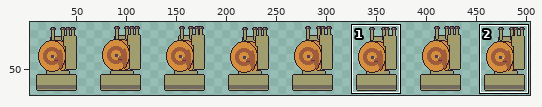
File history of a pixel-art file, aseprite-source/npc25/snail/snail.aseprite. Above: a wide view before the commit, with the close-up outlined.
Close-up. First the earlier version:
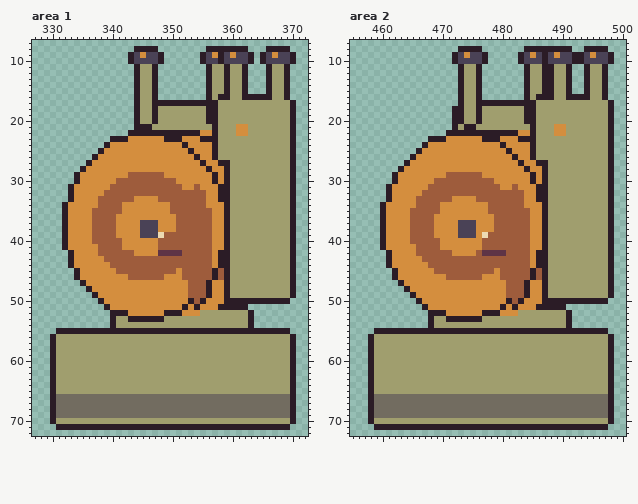
512x80 pixels, 1 frame. Shown: area 1: x 327..372, y 7..72; area 2: x 455..500, y 7..72. The wide view leaves out empty margins. The commit also changed other parts of the picture, which this record leaves out.
And afterwards:
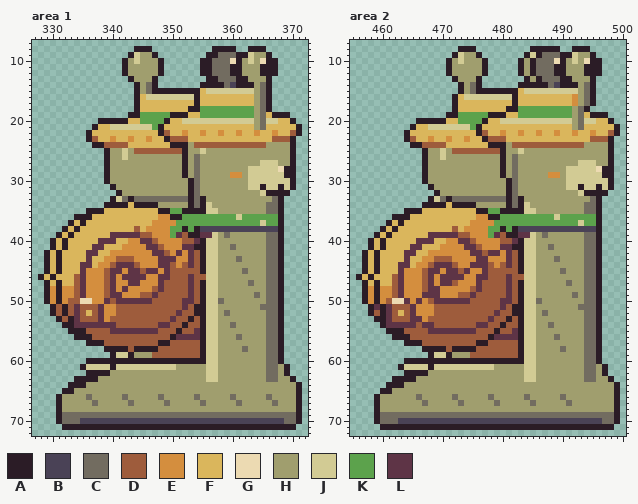
Palette (. is transparent): A #2b1c26  B #4a4256  C #726c60  D #9e5c3c  E #d48e3e  F #dab65c  G #ecdab2  H #a09e6e  J #d2cb94  K #5ca24c  L #5e3446
Edits made:
Changed rows in their new state; - is an unchanged pixel.
Area 1, layers "side", "back", "front":
first column x 328:
 8 -------------------.--------.----..AAA....--
 9 ----------------JHHA.------.AACCCAAJHHA....-
10 --------------AHJHHH--------ACCCGAHJHGAA...-
11 --------------AHH--HA------A-CCCAAHHHA-A..--
12 --------------AHH--HA------A-CCCAAHHHA-A..--
13 ---------------AH------------ACCCA-HHH-...--
14 ------------------C--------A-AACBA-AHC-...--
15 ------------------C-AAAAAAAFJJJJJJJJHC-...--
16 -----------------FJJJJJJJJAFFFFFFFFFHC-...--
17 -----------------FFFFFFFFF-FFFFFFFFF-CA....-
18 -----------------FFFFFFFFAAKKKKKKKKK-CA....-
19 ---------------A-KKKKKAAAFFKKKKKKKKK-CFAAA.-
20 ----------AAAAAFFKKKKAFFJJJJJJJJJJJJ-CJJFF--
21 ---------AFFJJJJJJJKAFFFFFFFFFFFFFFF-CFFFFFA
22 --------AFFFFFFFFFFF-DFFEFF-FFEFF-FFEFFEFFDA
23 --------ADFFEFF-FF-FF-DDDFFFFFFFFFFFFFFDDD--
24 ---------AADDDDFFFFFFFAA-HDDDDDDDDDDDD------
25 ----------.AHHJHDDDDDDDDAHHJHH--------------
26 ---------..AHHJHHHHHHHHHAHCHHH--------------
27 --------...AHHHHHHHHHHHHAHCHHHHH-----JJJ----
28 -------....AHHHHHHHHHHHHAHCHHHHH---JJJJJGA--
29 ------.....AHHHHHHHHHHHHAHCHHHHHEE-JJJJJJA--
30 ------.....AHHHHHHHHHHHHHACHHHHH---JJJJJJJ--
31 -----.......AHHHHHHHHHHHHACHHHHH---JJAJJAJ--
32 -----........AHHHHHHHHHHHACHHHHH-----JAAAA.-
33 -----.......AJCACCCCCCCCCACAHHHH-------CA..-
34 ----.......AAAAFAAAAHHHHHACAJHHH------CCA..-
35 ----....AAAFFFFFFFFFAAKKAAAAJJHH------CCA..-
36 ----..AAAFFFFFFFFFFF--AAKKKKKKKKKJKKKKKKA..-
37 ----.AFAFFFFFFFFFFFE---KKKKKKKKKKKKKKJKKA..-
38 -----FAFFFFFFFFFDFEE--KKAKABBBBBBBBBBBBBA..-
39 ---AFAFFFFFFLLLLLDDEEEKL-AALLJHC------CCA..-
40 --AF-FFFFFLLLFF--LLDEEEE--LAJJHH------CCA..-
41 --AF-FFFFLLFFF----LL-EEELLAAJJHHC-----CCA..-
42 -AFAFFFFLLFFEEEE---L-DE-EL-AJJHH------CCA..-
43 -AFAFFFFLFFEE---EEEELLLEEL-AJJHH-C----CCA..-
44 -AFAFFFLLF---LLL-EEELL-E-L-AJJHH------CCA..-
45 -AFAFFFL---DLLELL-LLEL-D---AJJHH--C---CCA..-
46 AFAFFFDL---DL-LLLLEELLDD-L--JJHH------CCA..-
47 -AFAFFDL---DL--LL---LDDDDL-AJJHH---C--CCA..-
48 -AEAEEDLE--DL-L----DLDDDDL-AJJHH------CCA..-
49 -AEAEEDLEE-DLL---DDLDDDDDL-AJJHH----C-CCA..-
50 -AEAEDDGGEELDLLLLLLDDDDDLL--JJCHHHHHHHCC-.--
51 --ADADLDDDLE-DDDDDDDDDDDLD-AJJHHHHHHHCCCA---
52 --ADADLDFDLEEDDDDDDDDDDLDDAAJJ-C---HHHCCA---
53 ---ADALDDDLEDDDDDDDDDDLDDADAJJ-----HHHCCA---
54 ----AALLLLLLLDDDDDDDLLDDADDAJJ--C--HHHCCA---
55 ---..---DDDDLLLLLLLLDDD-DDL-JJHHHHHHHHCC-.--
56 --....AAADDDDDDDDDDDDDALLLLAJJ---C----CCA..-
57 --......AAADDDDDDDDDAADDDDDAJJ--------CCA..-
58 --.........AAAADAAAADDDDDDDAJJ----C---CCA..-
59 --..........AJJA---DDDDDDDDAJJ--------CCA..-
60 --......AAAAAAAAAAAAAAAAAAAAJJ--------CCA..-
61 --.....AJJJJAJJJJJJJJJJ-----JJ--------CC-A.-
62 --......AAAA----------------JJ--------CC-A.-
63 --....AAAA------------------JJ--------CC----
64 --...AAA----------------------------------HA
65 --..AA------------------------------------HA
66 --.AHHHH-HHHHH-HHHHH-HHHHH-HHHHH-HHHHH-HHHHA
67 --.AHHHHH-HHHHH-HHHHH-HHHHH-HHHHH-HHHHH-HHHA
68 --.AHHHHHHHHHHHHHHHHHHHHHHHHHHHHHHHHHHHHHHHA
69 --.A--------------------------------------CA
70 --.ACCCBBBBBBBBBBBBBBBBBBBBBBBBBBBBBBBBBBCCA
71 ---.--------------------------------------A-
Area 2, layers "side", "back", "front":
first column x 456:
 8 --------------------.-------.-----..AA-...--
 9 -----------------JHHA.-----.AJACCCAAJHHA...-
10 ---------------AHJHHH-------HACCCGAHJHGAA..-
11 ---------------AHH--HA-----AHACCCAAHHH-AA.--
12 ---------------AHH--HA-----AHACCCAAHHH-AA.--
13 ----------------AH------------ACCCA-HHHA..--
14 -------------------C-------A-AA-CBA-AHCA..--
15 -------------------C-AAAAAAFJJJJJJJJJHCA..--
16 ----------------AFJJJJJJJJAFFFFFFFFFEHCA..--
17 ----------------AFFFFFFFFF-FFFFFFFFFE-CA...-
18 -----------------FFFFFFFFAAKKKKKKKKK-CA....-
19 ---------------A-KKKKKAAAFFKKKKKKKKK-CFAAA.-
20 ----------AAAAAFFKKKKAFFJJJJJJJJJJJJ-CJJFF--
21 ---------AFFJJJJJJJKAFFFFFFFFFFFFFFF-CFFFFFA
22 --------AFFFFFFFFFFF-DFFEFF-FFEFF-FFEFFEFFDA
23 --------ADFFEFF-FF-FF-DDDFFFFFFFFFFFFFFDDD--
24 ---------AADDDDFFFFFFFAA-HDDDDDDDDDDDD------
25 ----------.AHHJHDDDDDDDDAHHJHH--------------
26 ---------..AHHJHHHHHHHHHAHCHHH--------------
27 --------...AHHHHHHHHHHHHAHCHHHHH-----JJJ----
28 -------....AHHHHHHHHHHHHAHCHHHHH---JJJJJGA--
29 ------.....AHHHHHHHHHHHHAHCHHHHHEE-JJJJJJA--
30 ------.....AHHHHHHHHHHHHHACHHHHH---JJJJJJJ--
31 -----.......AHHHHHHHHHHHHACHHHHH---JJAJJAJ--
32 -----........AHHHHHHHHHHHACHHHHH-----JAAAA.-
33 -----.......AJCACCCCCCCCCACAHHHH-------CA..-
34 ----.......AAAAFAAAAHHHHHACAJHHH------CCA..-
35 ----....AAAFFFFFFFFFAAKKAAAAJJHH------CCA..-
36 ----..AAAFFFFFFFFFFF--AAKKKKKKKKKJKKKKKKA..-
37 ----.AFAFFFFFFFFFFFE---KKKKKKKKKKKKKKJKKA..-
38 -----FAFFFFFFFFFDFEE--KKAKABBBBBBBBBBBBBA..-
39 ---AFAFFFFFFLLLLLDDE-EKL-AALLJHC------CCA..-
40 --AF-FFFFFLLLFF--LLD-EEE--LAJJHH------CCA..-
41 --AF-FFFFLLFFF----LLDEEELLAAJJHHC-----CCA..-
42 -AFAFFFFLLFFEEEE---LLD--EL-AJJHH------CCA..-
43 -AFAFFFFLFFEE---EEEELLEEEL-AJJHH-C----CCA..-
44 -AFAFFFLLF---LLL-EELLL-E-L-AJJHH------CCA..-
45 -AFAFFFL---DLLELL-LEEL-D---AJJHH--C---CCA..-
46 AFAFFFDL---DL-LLLLEELLDD-L--JJHH------CCA..-
47 -AFAFFDL---DL-LLD---LDDDDL-AJJHH---C--CCA..-
48 -AEAEEDLE--DLL-----DLDDDDL-AJJHH------CCA..-
49 -AEAEEDLEE-LLL---DDLDDDDDL-AJJHH----C-CCA..-
50 -AEAEDGGLEL-DLLLLLLDDDDDLL--JJCHHHHHHHCC-.--
51 --ALALDDDLEE-DDDDDDDDDDDLD-AJJHHHHHHHCCCA---
52 --ADALDFDLEEEDDDDDDDDDDLDDAAJJ-C---HHHCCA---
53 ---AALDDDLLEDDDDDDDDDDLDDADAJJ-----HHHCCA---
54 ----ALLLLLDLLDDDDDDDLLDDADDAJJ--C--HHHCCA---
55 ---..---DDDDLLLLLLLLDDD-DDL-JJHHHHHHHHCC-.--
56 --....AAADDDDDDDDDDDDDALLLLAJJ---C----CCA..-
57 --......AAADDDDDDDDDAADDDDDAJJ--------CCA..-
58 --.........AAAADAAAADDDDDDDAJJ----C---CCA..-
59 --..........AJJA---DDDDDDDDAJJ--------CCA..-
60 --......AAAAAAAAAAAAAAAAAAAAJJ--------CCA..-
61 --.....AJJJJAJJJJJJJJJJ-----JJ--------CC-A.-
62 --......AAAA----------------JJ--------CC-A.-
63 --....AAAA------------------JJ--------CC----
64 --...AAA----------------------------------HA
65 --..AA------------------------------------HA
66 --.AHHHHHH-HHHHH-HHHHH-HHHHH-HHHHH-HHHHHHHHA
67 --.AHHHHHHH-HHHHH-HHHHH-HHHHH-HHHHH-HHHHHHHA
68 --.AHHHHHHHHHHHHHHHHHHHHHHHHHHHHHHHHHHHHHHHA
69 --.A--------------------------------------CA
70 --.ACCCBBBBBBBBBBBBBBBBBBBBBBBBBBBBBBBBBBCCA
71 ---.--------------------------------------A-
Pixel boxes of the changes (left, top, right, bottom) in both close-ups:
changed: (38, 46, 302, 430)
changed: (356, 46, 620, 430)
